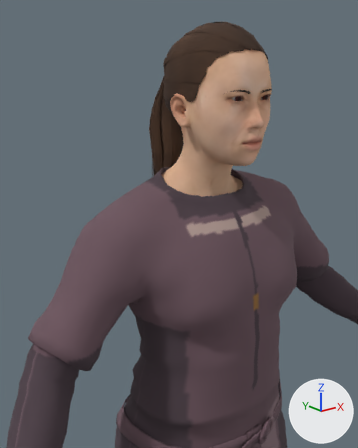
What one commit did to the glTF model apps/client/src/props/art-study/source-mara/mara-field-tunic-motion.glb.
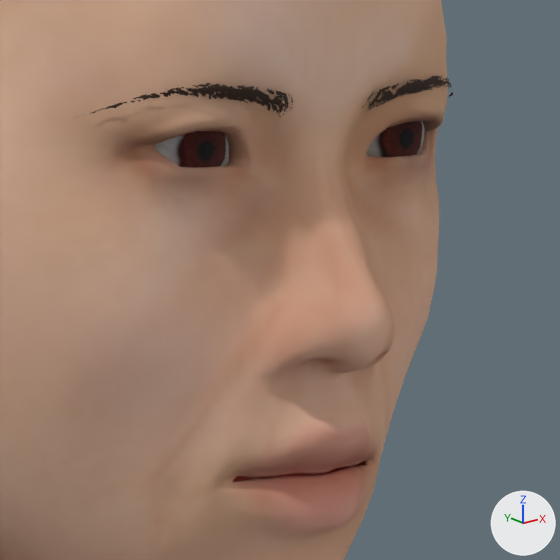
There are two pictures of each version: one from a 50 mm camera at (-0.646, -0.653, 1.77) aimed at (-0.139, -0.019, 1.517), one close up on the part from 59% to 80% of the width and 17% to 34% of the height. The lights are fixed; the arrows at lower right show +X, +Y and +Z. The last two pictures show the newer version. Where no turn or scale is listed for an object, it has been applied to the vertices.

In view in the first close-up: 'Mara Reed field-tunic', 'Mara Reed field-tunic.eyebrow001', 'Mara Reed field-tunic.low-poly'.
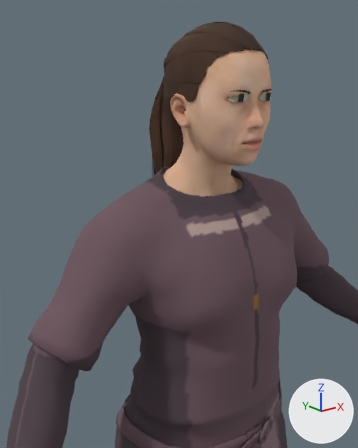
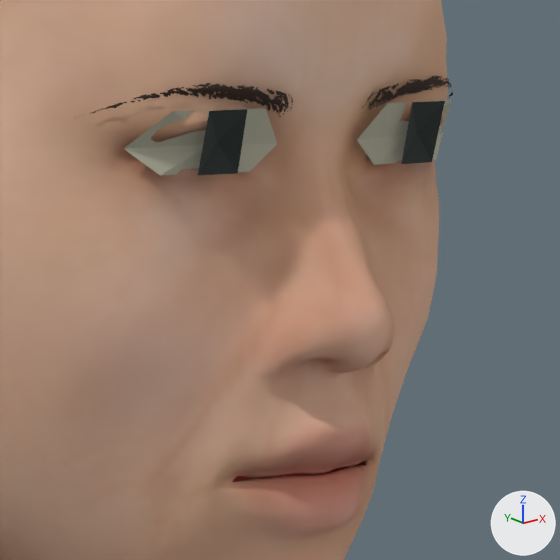
Boxes (x1, y1, x2, y2) around the edits, measured in the close-ups (560 x 560 px):
'Mara Reed eye accents', added
    after: (124, 99, 451, 175)
'Mara Reed field-tunic.low-poly', unchanged, covered by the edit
    before: (155, 121, 425, 167)

What changed in the scene script:
```text
Add mat_mara_reed_eye_accents_palette:
    mat_mara_reed_eye_accents_palette = bpy.data.materials.new('Mara Reed eye accents palette')
    mat_mara_reed_eye_accents_palette.use_nodes = True; mat_mara_reed_eye_accents_palette.node_tree.nodes.clear()
    _N = mat_mara_reed_eye_accents_palette.node_tree.nodes; _L = mat_mara_reed_eye_accents_palette.node_tree.links
    n0 = _N.new('ShaderNodeBsdfPrincipled'); n0.name = 'Principled BSDF'
    n0.inputs[2].default_value = 0.9  # 'Roughness'
    n1 = _N.new('ShaderNodeOutputMaterial'); n1.name = 'Material Output'
    n2 = _N.new('ShaderNodeVertexColor'); n2.name = 'Color Attribute'
    _L.new(n0.outputs[0], n1.inputs[0])  # 'BSDF' to 'Surface'
    _L.new(n2.outputs[0], n0.inputs[0])  # 'Color' to 'Base Color'
Add me_mara_reed_eye_accents:
    me_mara_reed_eye_accents.from_pydata(...)  # 24 vertices, 20 faces; spans x -0.0536..0.0536, y -0.1591..-0.1462, z 1.6982..1.7124
    me_mara_reed_eye_accents.materials.append(mat_mara_reed_eye_accents_palette)
Add ob_mara_reed_eye_accents:
    ob_mara_reed_eye_accents = bpy.data.objects.new('Mara Reed eye accents', me_mara_reed_eye_accents)
    ob_mara_reed_eye_accents.location = (-0.0003, 0.105, 0.0187)
```
